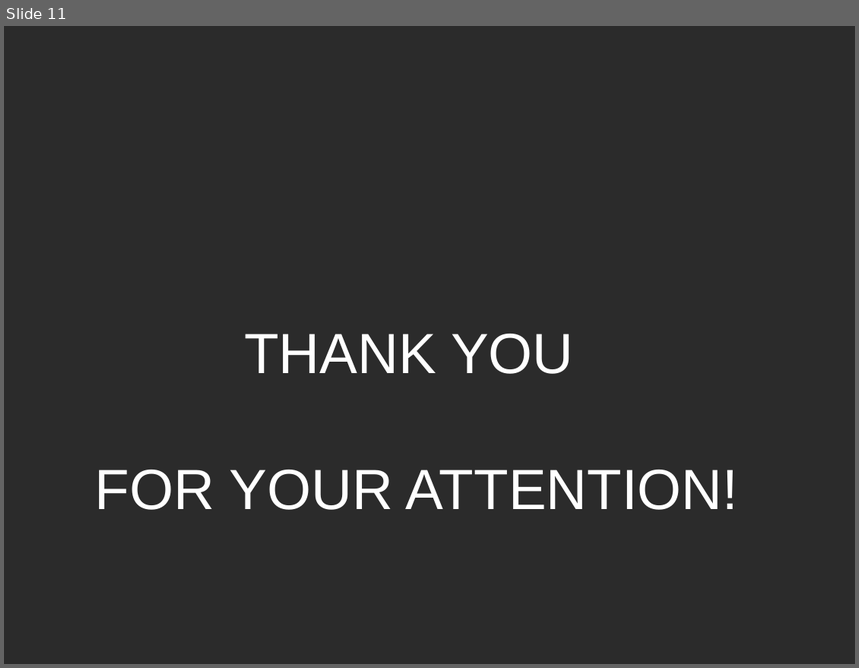
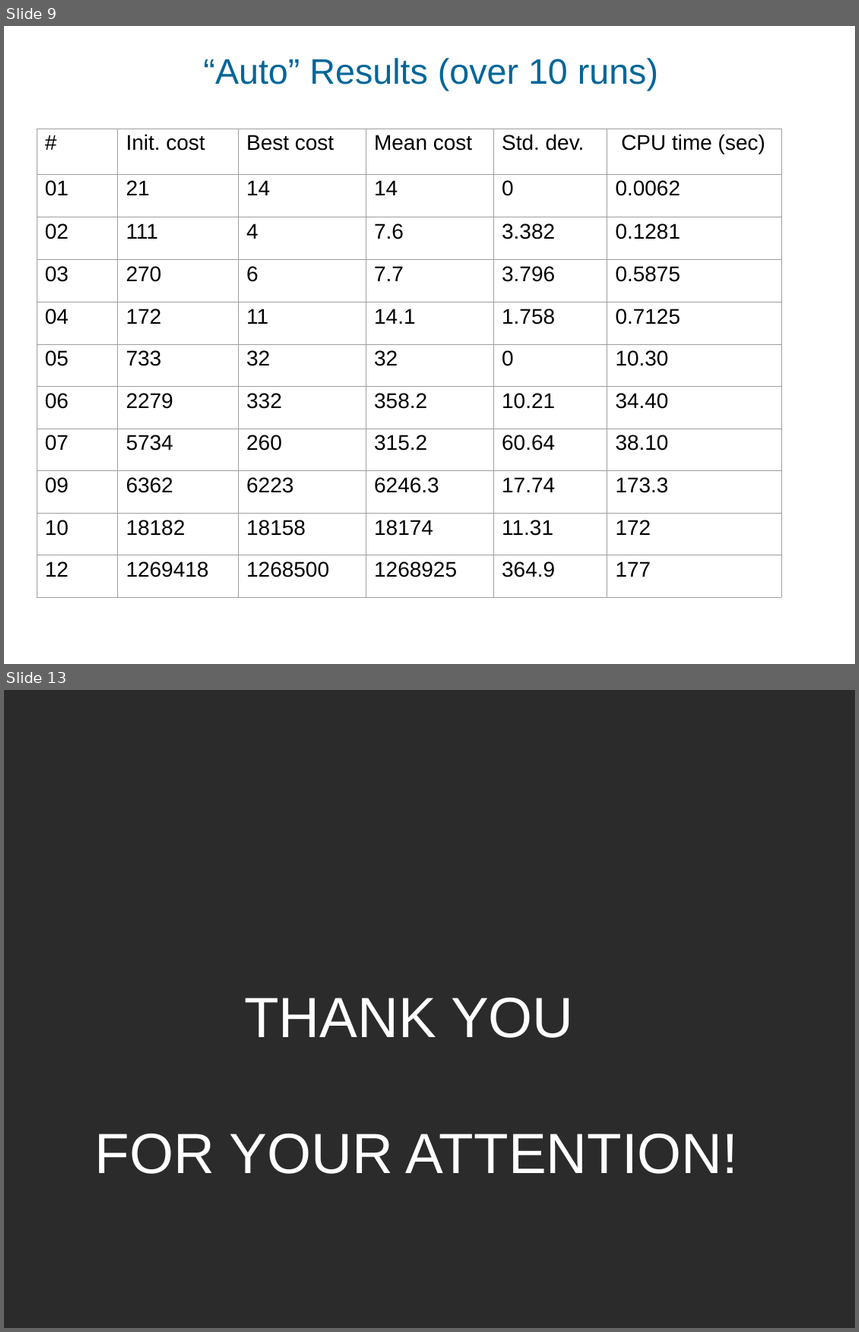
Before and after one commit to CatLassie/GDA2020, a slide deck: upwarddrawing.ppt. Shown one above the other, each under a label of ours: slide 11 before the commit, slides 9 and 13 after it; the slides between them are not shown. The pictures are 859x668 and 859x1332 pixels, drawn with LibreOffice and Linux fonts; fonts in the diff are those of the drawing; background and template pictures are left out; a plain dark background stands for a picture behind light text. Boxes give left, top, right and bottom in pixels: in the first picture for what was removed or moved away, otherwise in the second. Text is boxed around its words. In the diff, an @@ line names an element or a change of style, - is before the commit and + after.

```diff
--- a/upwarddrawing.ppt
+++ b/upwarddrawing.ppt
@@ slide 9 added at <box>4,26,855,664</box>, background picture (left out) @@
@@ text added at <box>203,58,658,91</box>, 30 pt, text #006699 @@
+“Auto” Results (over 10 runs)
@@ table added at <box>37,128,781,598</box>, 11 rows, 6 columns @@
+# | Init. cost | Best cost | Mean cost | Std. dev. | CPU time (sec)
+01 | 21 | 14 | 14 | 0 | 0.0062
+02 | 111 | 4 | 7.6 | 3.382 | 0.1281
+03 | 270 | 6 | 7.7 | 3.796 | 0.5875
+04 | 172 | 11 | 14.1 | 1.758 | 0.7125
+05 | 733 | 32 | 32 | 0 | 10.30
+06 | 2279 | 332 | 358.2 | 10.21 | 34.40
+07 | 5734 | 260 | 315.2 | 60.64 | 38.10
+09 | 6362 | 6223 | 6246.3 | 17.74 | 173.3
+10 | 18182 | 18158 | 18174 | 11.31 | 172
+12 | 1269418 | 1268500 | 1268925 | 364.9 | 177
@@ what was slide 11 is now slide 13 @@
```
Also in this commit, not shown: 4 slides changed, 7 other slides added, 6 slides removed.
